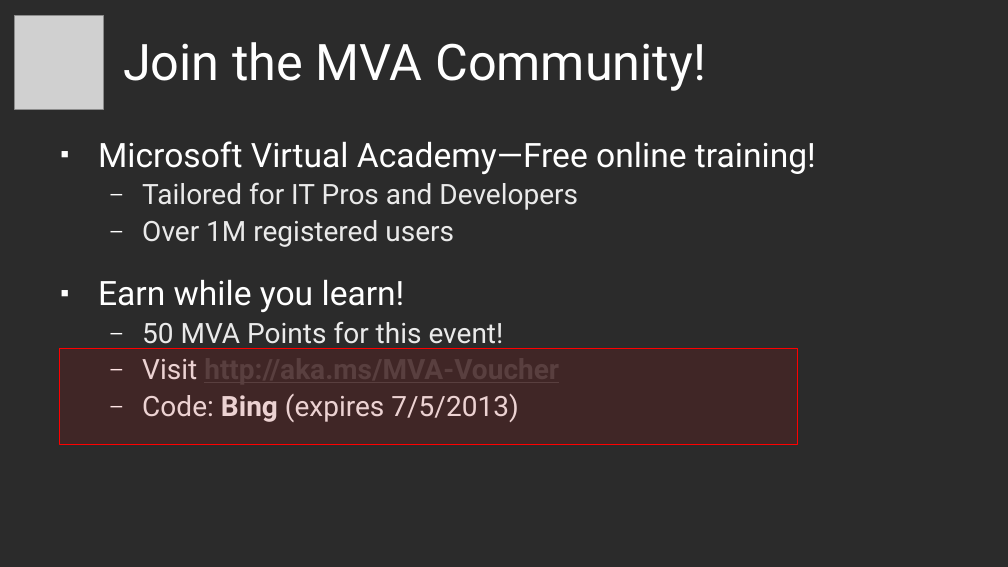
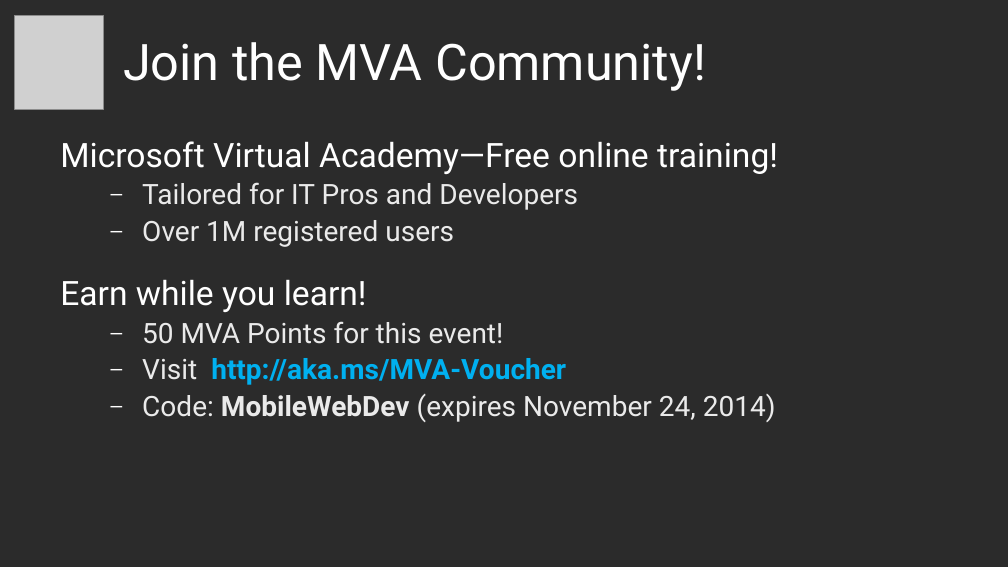
Before and after one commit to CharaD7/FrayedKnot, a slide deck: slide 2 of Slides/BreakSlides.pptx (slide 1 before the commit). Drawn at 1008x567 pixels with LibreOffice and Linux fonts; fonts in the diff are those of the drawing; grey boxes stand for pictures; background and template pictures are left out; a plain dark background stands for a picture behind light text. Boxes give left, top, right and bottom in pixels: in the first picture for what was removed or moved away, otherwise in the second. Text is boxed around its words. In the diff, an @@ line names an element or a change of style, - is before the commit and + after.

```diff
--- a/Slides/BreakSlides.pptx
+++ b/Slides/BreakSlides.pptx
@@ text at (60,141,778,385): text colour #474747 to #00B0F0, underline off in "http://aka.ms/MVA-Voucher"; bullet ▪ to none @@
@@ rectangle removed at (59,348,797,445) @@
@@ text at (142,394,776,422): text changed @@
-  ‒ Code: Bing (expires 7/5/2013)
+  ‒ Code: MobileWebDev (expires November 24, 2014)
```
Also in this commit, not shown: 6 slides added, 6 slides removed, 16 other files.
